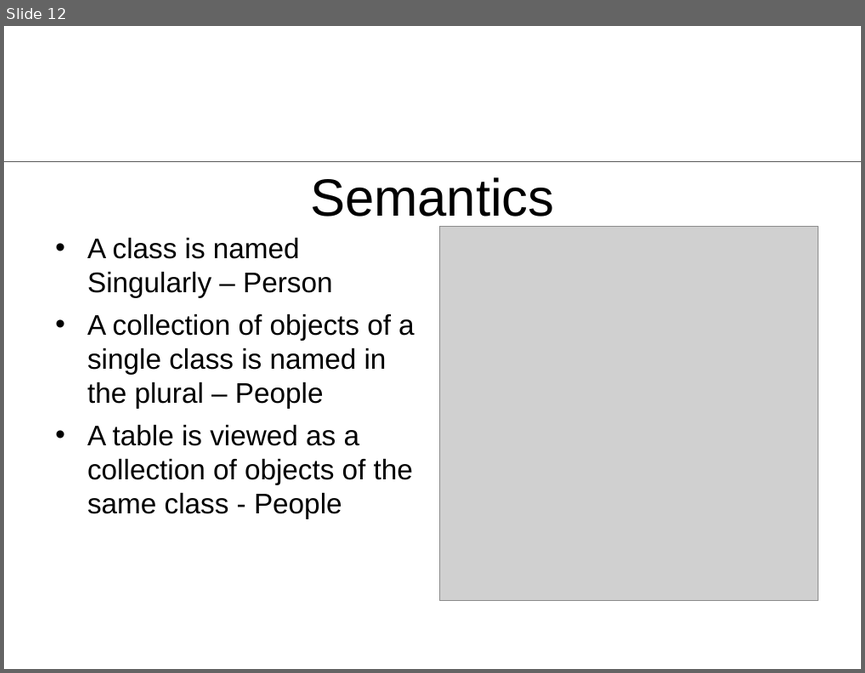
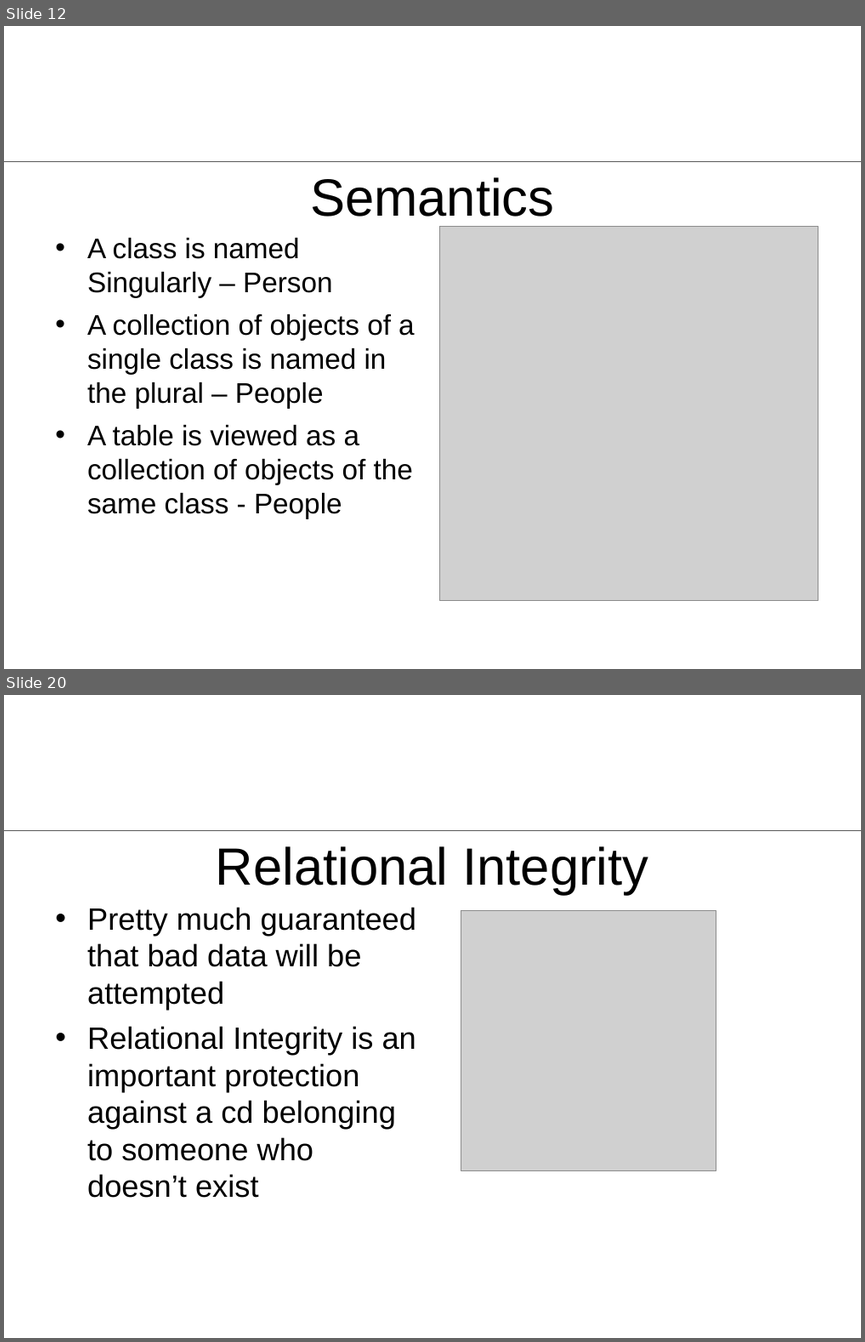
Before and after one commit to rhildred/addCustomer, a slide deck: docs/ActiveRecord.ppt. Shown one above the other, each under a label of ours: slide 12 before the commit, slides 12 and 20 after it; the slides between them are not shown. The pictures are 865x673 and 865x1342 pixels, drawn with LibreOffice and Linux fonts; fonts in the diff are those of the drawing; grey boxes stand for pictures; background and template pictures are left out. Boxes give left, top, right and bottom in pixels: in the first picture for what was removed or moved away, otherwise in the second. Text is boxed around its words. In the diff, an @@ line names an element or a change of style, - is before the commit and + after.

```diff
--- a/docs/ActiveRecord.ppt
+++ b/docs/ActiveRecord.ppt
@@ slide 20 added at <box>4,695,861,1338</box>, background #FFFFFF; not listed: 1 template element that a slide beside it also shows @@
@@ title added at <box>216,846,649,895</box>, 44 pt, text #000000 @@
+Relational Integrity
@@ text added at <box>87,907,416,1197</box>, 25.9 pt, text #000000 @@
+• Pretty much guaranteed that bad data will be attempted
+• Relational Integrity is an important protection against a cd belonging to someone who doesn’t exist
@@ picture added at <box>460,911,715,1171</box> @@
```
Also in this commit, not shown: 2 slides changed, 7 other slides added, 15 other files.
